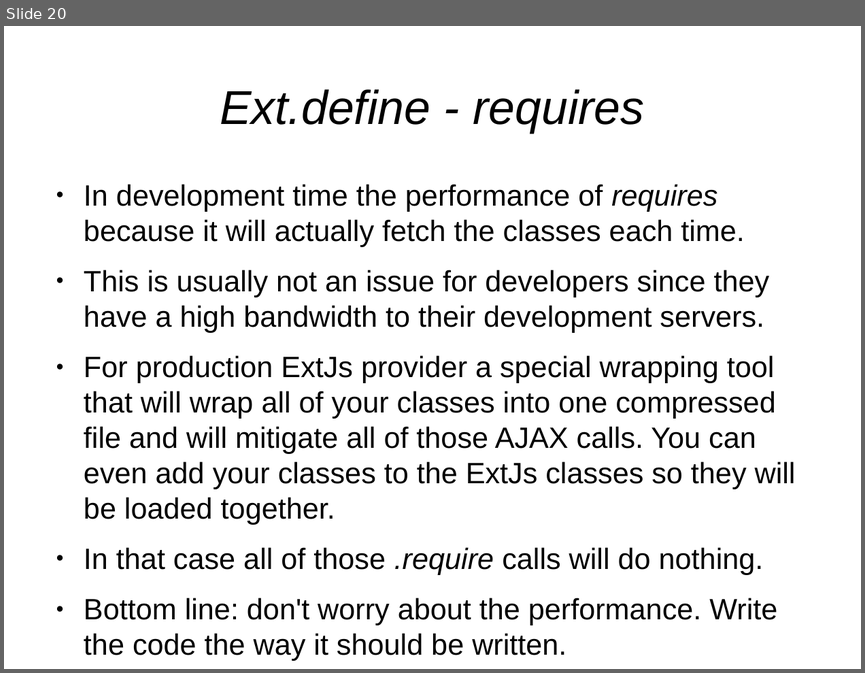
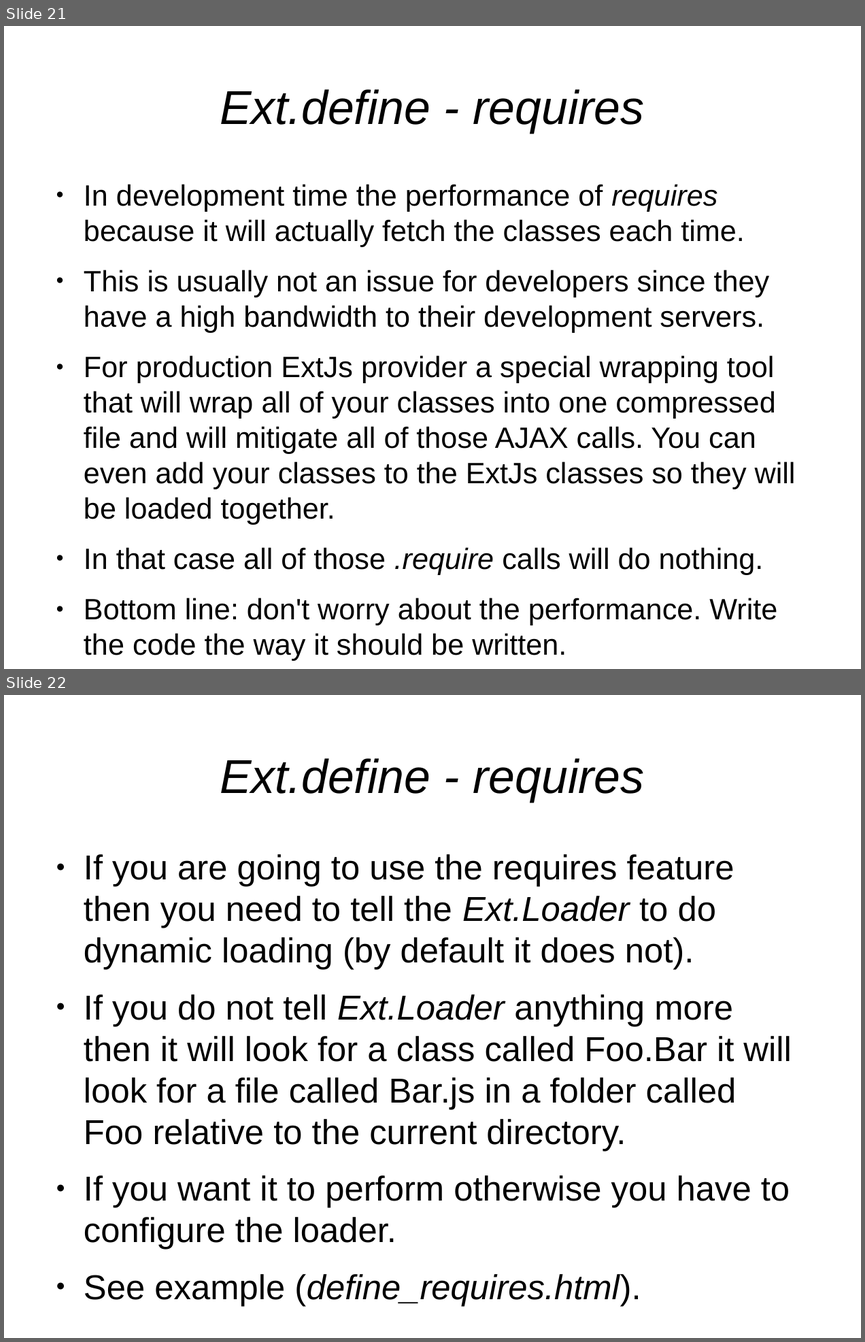
Before and after one commit to veltzer/demos, a slide deck: javascript/extjs/doc/extjs_oo.odp. Shown one above the other, each under a label of ours: slide 20 before the commit, slides 21 and 22 after it. The pictures are 865x673 and 865x1342 pixels, drawn with LibreOffice and Linux fonts; fonts in the diff are those of the drawing. Boxes give left, top, right and bottom in pixels: in the first picture for what was removed or moved away, otherwise in the second. Text is boxed around its words. In the diff, an @@ line names an element or a change of style, - is before the commit and + after.

Commit message:
more examples

```diff
--- a/javascript/extjs/doc/extjs_oo.odp
+++ b/javascript/extjs/doc/extjs_oo.odp
@@ slide 22 added at (x1=4, y1=695, x2=861, y2=1338), background #FFFFFF @@
@@ title added at (x1=220, y1=758, x2=644, y2=802), 44 pt, text #000000, italic @@
+Ext.define - requires
@@ text added at (x1=84, y1=854, x2=791, y2=1306), 32 pt, text #000000 @@
+● If you are going to use the requires feature then you need to tell the Ext.Loader to do dynamic loading (by default it does not).
+● If you do not tell Ext.Loader anything more then it will look for a class called Foo.Bar it will look for a file called Bar.js in a folder called Foo relative to the current directory.
+● If you want it to perform otherwise you have to configure the loader.
+● See example (define_requires.html).
@@ what was slide 20 is now slide 21 @@
```
Also in this commit, not shown: 2 other slides added, 2 other files.
